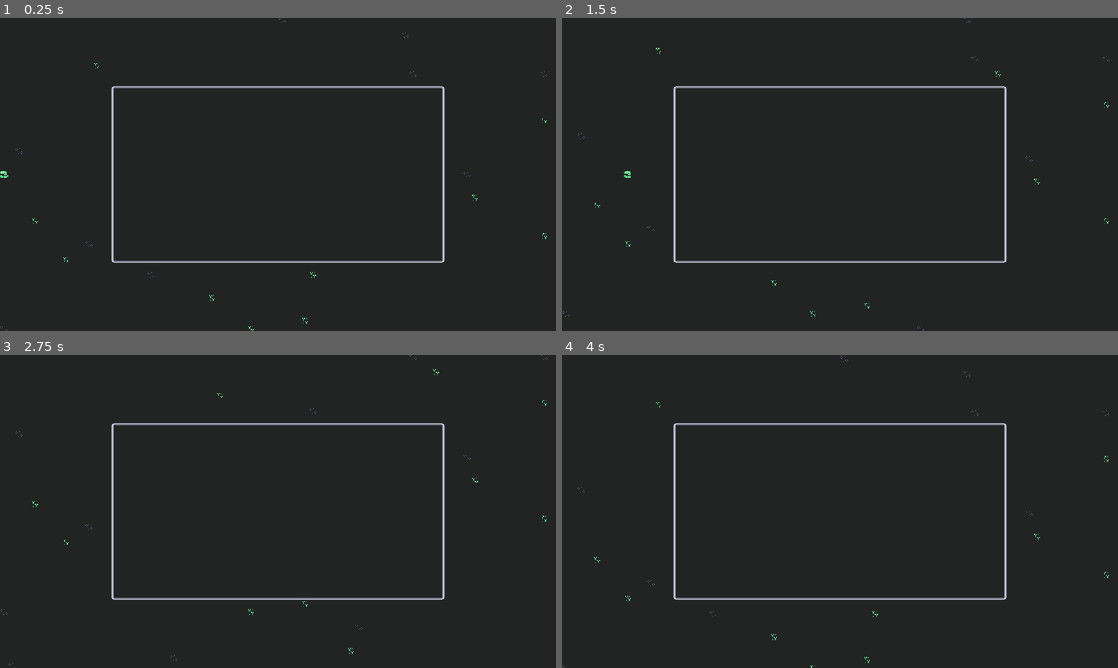
Above: before the commit, frames 1-4 (two rows, left to right).
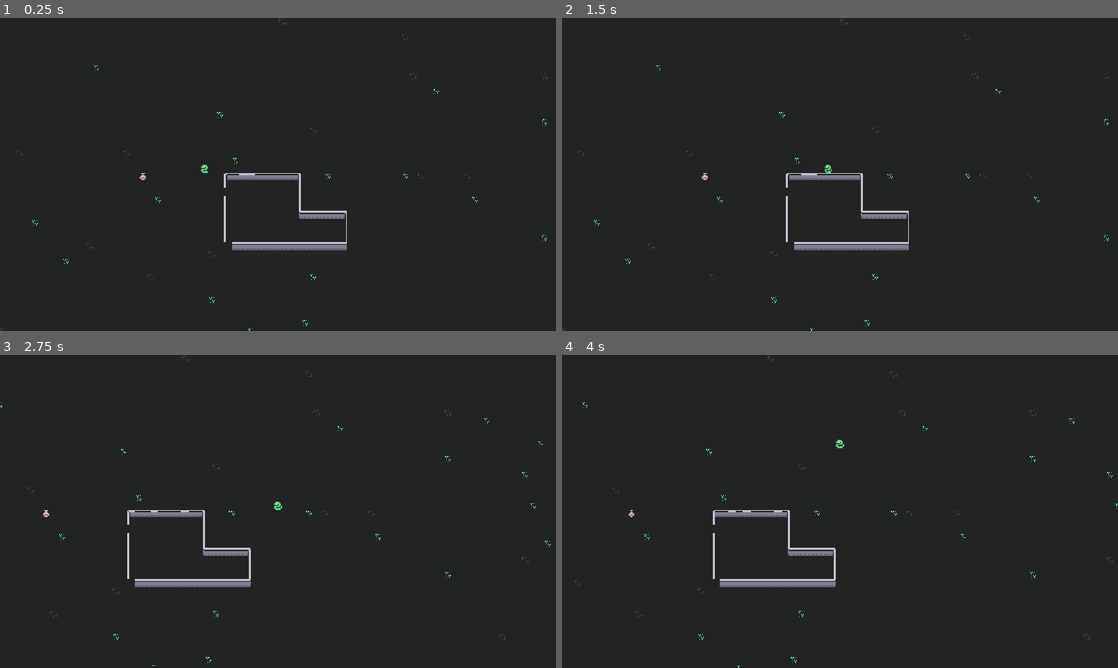
Above: after the commit, the same moments.

Repository: lazzy-cipher/hiss-and-steal
Game: Godot game, scene res://src/tests/main_test.tscn
Same seed, same stepped clock (60 frames per second), same inputs: the game is played once before the commit and once after it. The project has no main scene, so this scene is started directly.
Inputs (mouse positions are in pixels of both pictures, inside the frame that each line leads up to):
- Up to frame 1 (0.25 s): no input
- Up to frame 2 (1.5 s): tap Enter (ui_accept) at 0.5, 0.77, 0.8, 1.07, 1.35 s; move the mouse to (962, 158) at 0.52 s; hold D (right) 0.53-1.28 s; hold Space (ui_select) 0.53-1.28 s; click (962, 158) at 0.67 s; move the mouse to (728, 190) at 1.27 s; hold S (down) from 1.28 s (still down); click (728, 190) at 1.42 s
- Up to frame 3 (2.75 s): tap Enter (ui_accept) at 1.52, 1.82, 2.3 s; tap Space (ui_select) at 1.55 s; move the mouse to (333, 442) at 2.02 s; release S (down) at 2.03 s; hold D (right) from 2.03 s (still down); hold Shift (run) from 2.03 s (still down); click (333, 442) at 2.17 s
- Up to frame 4 (4 s): move the mouse to (812, 574) at 2.77 s; release D (right) at 2.78 s; release Shift (run) at 2.78 s; hold W (up) 2.78-3.53 s; tap Space (ui_select) at 2.85 s; click (812, 574) at 2.92 s; tap Enter (ui_accept) at 3.02, 3.32, 3.77, 3.8 s; move the mouse to (1006, 558) at 3.52 s; hold A (left) from 3.53 s (still down); hold Space (ui_select) from 3.53 s (still down); click (1006, 558) at 3.67 s

The runs differ from the first frame. In frame 1, 2.7% of the frame differs, in the area x 0-99%, y 0-100%; in frame 2, 2.7%; in frame 3, 2.8%, in the area x 0-100%, y 0-100%; in frame 4, 2.7%.

Commit message:
Added holding and started working on UI

Diff:
--- /dev/null
+++ b/resources/focus_stylebox.tres
@@ -0,0 +1,13 @@
+[gd_resource type="StyleBoxFlat" format=3 uid="uid://cqy6d60puu10c"]
+
+[resource]
+draw_center = false
+border_width_left = 2
+border_width_top = 2
+border_width_right = 2
+border_width_bottom = 2
+border_color = Color(0.7607843, 0.7607843, 0.81960785, 1)
+corner_radius_top_left = 2
+corner_radius_top_right = 2
+corner_radius_bottom_right = 2
+corner_radius_bottom_left = 2
--- /dev/null
+++ b/resources/ui_theme.tres
@@ -0,0 +1,31 @@
+[gd_resource type="Theme" format=3 uid="uid://bu21qjqh6rb1l"]
+
+[ext_resource type="FontFile" uid="uid://y4rrc6hsb41w" path="res://assets/fonts/Font-Fantasy-All/Font_Fantasy.ttf" id="1_cviax"]
+[ext_resource type="StyleBox" uid="uid://cqy6d60puu10c" path="res://resources/focus_stylebox.tres" id="2_yl303"]
+
+[sub_resource type="StyleBoxEmpty" id="StyleBoxEmpty_klw1u"]
+
+[sub_resource type="StyleBoxEmpty" id="StyleBoxEmpty_yl303"]
+
+[resource]
+HBoxContainer/constants/separation = 0
+HSeparator/constants/separation = 16
+HSeparator/styles/separator = SubResource("StyleBoxEmpty_klw1u")
+Label/colors/font_color = Color(0.7607843, 0.7607843, 0.81960785, 1)
+Label/constants/line_spacing = 0
+Label/constants/outline_size = 0
+Label/constants/shadow_offset_x = 0
+Label/constants/shadow_offset_y = 0
+Label/constants/shadow_outline_size = 0
+Label/font_sizes/font_size = 16
+Label/fonts/font = ExtResource("1_cviax")
+Label/styles/focus = null
+Label/styles/normal = null
+MarginContainer/constants/margin_bottom = 0
+MarginContainer/constants/margin_left = 0
+MarginContainer/constants/margin_right = 0
+MarginContainer/constants/margin_top = 0
+MarginContainer/styles/focus = ExtResource("2_yl303")
+VBoxContainer/constants/separation = 0
+VSeparator/constants/separation = 8
+VSeparator/styles/separator = SubResource("StyleBoxEmpty_yl303")
--- a/src/entity.gd
+++ b/src/entity.gd
@@ -16,7 +16,7 @@
 	FIRE,
 }
 
-var sprite_coords := {
+static var sprite_coords := {
 	SPRITE.PLACEHOLDER: Vector2i(1, 8),
 	SPRITE.SNAKE: Vector2i(4, 1),
 	SPRITE.CRAB: Vector2i(12, 0),
@@ -28,9 +28,10 @@
 }
 
 @export var sprite: SPRITE
-@export_node_path("Node2D") var _spawn_position: NodePath
-@export_node_path("TileMapLayer") var _walls_tilemap_path: NodePath
-@export_node_path("TileMapLayer") var _entities_tilemap_path: NodePath
+@export var entity_name := "Unknown Entity"
+@export_node_path("Node2D") var spawn_position: NodePath
+@export_node_path("TileMapLayer") var walls_tilemap_path: NodePath
+@export_node_path("TileMapLayer") var entities_tilemap_path: NodePath
 
 var _map_position: Vector2i
 
@@ -45,28 +46,34 @@
 
 
 func _setup_tilemaps() -> void:
-	assert(not _walls_tilemap_path.is_empty())
-	assert(not _entities_tilemap_path.is_empty())
+	assert(not walls_tilemap_path.is_empty())
+	assert(not entities_tilemap_path.is_empty())
 
-	_walls_tilemap = get_node(_walls_tilemap_path)
-	_entities_tilemap = get_node(_entities_tilemap_path)
+	_walls_tilemap = get_node(walls_tilemap_path)
+	_entities_tilemap = get_node(entities_tilemap_path)
 
 	assert(is_instance_valid(_walls_tilemap))
 	assert(is_instance_valid(_entities_tilemap))
 
 
 func _spawn() -> void:
-	assert(not _spawn_position.is_empty())
+	assert(not spawn_position.is_empty())
 	assert(is_instance_valid(_entities_tilemap),
 		"invalid entity tilemap, call _setup_tilemaps() before calling _spawn()")
 
-	var spawn_node_pos: Node2D = get_node(_spawn_position)
+	var spawn_node_pos: Node2D = get_node(spawn_position)
 	assert(is_instance_valid(spawn_node_pos))
 	var local_pos := _entities_tilemap.to_local(spawn_node_pos.global_position)
-	var position := _entities_tilemap.local_to_map(local_pos)
+	var map_pos := _entities_tilemap.local_to_map(local_pos)
 
-	assert(set_map_position(position), "unable to spawn")
+	_map_position = map_pos # hack to disable sliding
+	var successfully_spawned := set_map_position(map_pos)
 
+	assert(successfully_spawned, "unable to spawn")
+
+
+func get_sprite_id() -> Vector2i:
+	return sprite_coords[sprite]
 
 
 func get_map_position() -> Vector2i:
--- a/src/player.gd
+++ b/src/player.gd
@@ -3,20 +3,68 @@
 
 const WALKING_SPEED := 10.0 # tile per second
 const RUNNING_SPEED := 20.0 # tile per second
+const HELD_POSITION := Vector2i.UP
 
+@export_node_path("TileMapLayer") var _held_entities_tilemap_path: NodePath
 
 var _dir: Vector2
+var _held: Entity
+var _held_entities_tilemap: TileMapLayer
 
 func _ready():
 	super()
 
 
-func _process(_delta: float) -> void:
-	_movement()
+func _setup_tilemaps() -> void:
+	super()
+
+	assert(not _held_entities_tilemap_path.is_empty())
+	_held_entities_tilemap = get_node(_held_entities_tilemap_path)
+	assert(is_instance_valid(_held_entities_tilemap))
 
 
-func _movement() -> void:
-	_update_movement_speed()
+func hold(entity: Entity) -> void:
+	# TODO: "disable" held entity
+	assert(is_instance_valid(entity))
+
+	var new_held_map_pos := get_map_position() + HELD_POSITION
+	var old_held_map_pos := entity.get_map_position()
+
+	_held = entity
+	_held._map_position = new_held_map_pos
+	_held_entities_tilemap.set_cell(
+		new_held_map_pos,
+		TILEMAP_SOURCE_ID,
+		entity.get_sprite_id(),
+	)
+	_held_entities_tilemap.erase_cell(old_held_map_pos)
+
+
+func set_map_position(new_map_pos: Vector2i) -> bool:
+	var old_held_map_pos := get_map_position() + HELD_POSITION
+
+	var moved := super(new_map_pos)
+
+	if moved and is_instance_valid(_held):
+		var new_held_map_pos := get_map_position() + HELD_POSITION
+
+		_held_entities_tilemap.erase_cell(old_held_map_pos)
+		_held_entities_tilemap.set_cell(
+			new_held_map_pos,
+			TILEMAP_SOURCE_ID,
+			_held.get_sprite_id(),
+		)
+		_held._map_position = new_held_map_pos
+
+	return moved
+
+
+func _process(_delta: float) -> void:
+	_process_movement()
+
+
+func _process_movement() -> void:
+	_process_movement_speed()
 
 	var new_dir := Input.get_vector(&"left", &"right", &"up", &"down")
 	var is_just_pressed = (new_dir.x != 0.0 and new_dir.x != _dir.x)\
@@ -35,7 +83,7 @@
 		%MovementCooldown.start()
 
 
-func _update_movement_speed():
+func _process_movement_speed():
 	var is_running := Input.is_action_pressed(&"run")
 	var speed = 1.0 / (RUNNING_SPEED if is_running else WALKING_SPEED)
 	%MovementCooldown.wait_time = speed
--- a/src/player.tscn
+++ b/src/player.tscn
@@ -4,5 +4,4 @@
 
 [node name="Player" type="Node" unique_id=48821969]
 script = ExtResource("1_3vyb7")
-_walls_tilemap_path = null
-_entities_tilemap_path = null
+entity_name = "Snakey"
--- a/src/tests/main_test.tscn
+++ b/src/tests/main_test.tscn
@@ -3,10 +3,11 @@
 [ext_resource type="Script" uid="uid://dwph3hwentqb2" path="res://src/tests/main_test.gd" id="1_mgebw"]
 [ext_resource type="PackedScene" uid="uid://dy01b51wqfeie" path="res://src/player.tscn" id="2_7rnyh"]
 [ext_resource type="TileSet" uid="uid://b6o54rrb4as8x" path="res://resources/game.tres" id="2_70236"]
+[ext_resource type="Script" uid="uid://bvcyoqjkn5dn6" path="res://src/entity.gd" id="3_0srmc"]
 [ext_resource type="Script" uid="uid://8amusei1cug0" path="res://src/tests/tile_maps.gd" id="3_ch5kc"]
 [ext_resource type="Texture2D" uid="uid://eclrcdc4u3jx" path="res://assets/images/kenney_micro-roguelike/Tilemap/colored_tilemap_packed.png" id="4_72ufq"]
 [ext_resource type="Script" uid="uid://ljuycjkuaihn" path="res://src/tests/camera_2d.gd" id="6_iusc2"]
-[ext_resource type="PackedScene" uid="uid://b0nkbgtbnccwc" path="res://src/ui.tscn" id="7_8ydw5"]
+[ext_resource type="PackedScene" uid="uid://b0nkbgtbnccwc" path="res://src/ui/ui.tscn" id="7_8ydw5"]
 
 [node name="MainTest" type="Node2D" unique_id=1603652801]
 texture_filter = 1
@@ -16,14 +17,24 @@
 
 [node name="Player" parent="Entities" unique_id=48821969 instance=ExtResource("2_7rnyh")]
 unique_name_in_owner = true
+_held_entities_tilemap_path = NodePath("../../TileMaps/HeldItem")
 sprite = 1
-_spawn_position = NodePath("../../EntitySpawnPositions/PlayerSpawn")
-_walls_tilemap_path = NodePath("../../TileMaps/Walls")
-_entities_tilemap_path = NodePath("../../TileMaps/Entities")
+spawn_position = NodePath("../../EntitySpawnPositions/PlayerSpawn")
+walls_tilemap_path = NodePath("../../TileMaps/Walls")
+entities_tilemap_path = NodePath("../../TileMaps/Entities")
 
 [node name="MovementCooldown" type="Timer" parent="Entities/Player" unique_id=952439084]
 unique_name_in_owner = true
 one_shot = true
+
+[node name="Potion" type="Node" parent="Entities" unique_id=204330701]
+script = ExtResource("3_0srmc")
+sprite = 6
+entity_name = "Weird Potion"
+spawn_position = NodePath("../../EntitySpawnPositions/PotionSpawn")
+walls_tilemap_path = NodePath("../../TileMaps/Walls")
+entities_tilemap_path = NodePath("../../TileMaps/Entities")
+metadata/_custom_type_script = "uid://bvcyoqjkn5dn6"
 
 [node name="Camera" type="Camera2D" parent="." unique_id=11679534]
 unique_name_in_owner = true
@@ -51,16 +62,27 @@
 [node name="Entities" type="TileMapLayer" parent="TileMaps" unique_id=840658182]
 tile_set = ExtResource("2_70236")
 
+[node name="HeldItem" type="TileMapLayer" parent="TileMaps" unique_id=517257199]
+tile_set = ExtResource("2_70236")
+
 [node name="EntitySpawnPositions" type="Node2D" parent="." unique_id=1580176446]
 unique_name_in_owner = true
 
 [node name="PlayerSpawn" type="Sprite2D" parent="EntitySpawnPositions" unique_id=1673046555]
-position = Vector2(233, 162)
+position = Vector2(214, 154)
 texture = ExtResource("4_72ufq")
 hframes = 16
 vframes = 10
 frame = 20
 
+[node name="PotionSpawn" type="Sprite2D" parent="EntitySpawnPositions" unique_id=177281992]
+position = Vector2(148, 163)
+texture = ExtResource("4_72ufq")
+hframes = 16
+vframes = 10
+frame = 135
+
 [node name="CanvasLayer" type="CanvasLayer" parent="." unique_id=1235257280]
+visible = false
 
 [node name="UI" parent="CanvasLayer" unique_id=629128274 instance=ExtResource("7_8ydw5")]
--- a/src/ui.tscn
+++ /dev/null
@@ -1,26 +0,0 @@
-[gd_scene format=3 uid="uid://b0nkbgtbnccwc"]
-
-[ext_resource type="Texture2D" uid="uid://0pqhk6tkix73" path="res://assets/images/panel.png" id="1_731sn"]
-
-[node name="UI" type="MarginContainer" unique_id=1333763095]
-texture_filter = 1
-anchors_preset = 15
-anchor_right = 1.0
-anchor_bottom = 1.0
-offset_left = 231.0
-offset_top = 140.0
-offset_right = -231.0
-offset_bottom = -140.0
-grow_horizontal = 2
-grow_vertical = 2
-
-[node name="NinePatchRect" type="NinePatchRect" parent="." unique_id=1805528291]
-layout_mode = 2
-texture = ExtResource("1_731sn")
-region_rect = Rect2(0, 0, 11, 11)
-patch_margin_left = 5
-patch_margin_top = 5
-patch_margin_right = 5
-patch_margin_bottom = 5
-axis_stretch_horizontal = 2
-axis_stretch_vertical = 2
--- /dev/null
+++ b/src/ui/interact_menu.gd
@@ -0,0 +1,46 @@
+extends MarginContainer
+
+const ITEM := preload("res://src/ui/interact_menu_item.tscn")
+const MAX_ITEMS := 8
+
+
+func clear() -> void:
+	for child: Node in %InteractContainer.get_children().slice(2):
+		child.queue_free()
+
+
+func add(entity: Entity) -> void:
+	assert(%InteractContainer.get_children().slice(2).size() <= MAX_ITEMS - 1)
+
+	var item: InteractMenuItem = ITEM.instantiate()
+	item.setup(entity)
+	%InteractContainer.add_child(item)
+	item.selected.connect(_on_item_selected)
+
+	_update_focus()
+
+
+func _update_focus() -> void:
+	var items: Array[Node] = %InteractContainer.get_children().slice(2)
+
+	if items.size() > 0:
+		items[0].grab_focus()
+
+	for i: int in items.size():
+		var item: InteractMenuItem = items[i]
+
+		var next_idx := (i + 1) % items.size()
+		var prev_idx := (i - 1) % items.size()
+		item.focus_next = items[next_idx].get_path()
+		item.focus_previous = items[prev_idx].get_path()
+
+		if i > 0:
+			item.focus_neighbor_top = items[i - 1].get_path()
+
+		if i + 1 < items.size():
+			item.focus_neighbor_bottom = items[i + 1].get_path()
+
+
+func _on_item_selected(item: InteractMenuItem) -> void:
+	# TODO
+	print_debug(item.get_entity().entity_name)
--- /dev/null
+++ b/src/ui/interact_menu.tscn
@@ -0,0 +1,40 @@
+[gd_scene format=3 uid="uid://c6pe67ejy0hys"]
+
+[ext_resource type="Theme" uid="uid://bu21qjqh6rb1l" path="res://resources/ui_theme.tres" id="1_01ss2"]
+[ext_resource type="Script" uid="uid://bhwr3g4ovsw6n" path="res://src/ui/interact_menu.gd" id="1_ge6al"]
+[ext_resource type="Texture2D" uid="uid://0pqhk6tkix73" path="res://assets/images/panel.png" id="2_01ss2"]
+
+[node name="InteractMenu" type="MarginContainer" unique_id=962631880]
+texture_filter = 1
+size_flags_horizontal = 4
+size_flags_vertical = 4
+theme = ExtResource("1_01ss2")
+script = ExtResource("1_ge6al")
+
+[node name="NinePatchRect" type="NinePatchRect" parent="." unique_id=1614615161]
+layout_mode = 2
+texture = ExtResource("2_01ss2")
+region_rect = Rect2(0, 0, 11, 11)
+patch_margin_left = 5
+patch_margin_top = 5
+patch_margin_right = 5
+patch_margin_bottom = 5
+
+[node name="MarginContainer" type="MarginContainer" parent="." unique_id=427399882]
+layout_mode = 2
+theme_override_constants/margin_left = 10
+theme_override_constants/margin_top = 10
+theme_override_constants/margin_right = 10
+theme_override_constants/margin_bottom = 10
+
+[node name="InteractContainer" type="VBoxContainer" parent="MarginContainer" unique_id=1971558996]
+unique_name_in_owner = true
+layout_mode = 2
+theme_override_constants/separation = 4
+
+[node name="Prompt" type="Label" parent="MarginContainer/InteractContainer" unique_id=1193429177]
+layout_mode = 2
+text = "What shall you grab?"
+
+[node name="HSeparator" type="HSeparator" parent="MarginContainer/InteractContainer" unique_id=1818545071]
+layout_mode = 2
--- /dev/null
+++ b/src/ui/interact_menu_item.gd
@@ -0,0 +1,57 @@
+class_name InteractMenuItem
+extends MarginContainer
+
+signal selected(item: InteractMenuItem)
+
+const ATLAS := preload("res://assets/images/kenney_micro-roguelike/Tilemap/colored_tilemap_packed.png")
+const ATLAS_SIZE := Vector2(8.0, 8.0)
+
+var _entity
+
+func _ready() -> void:
+	focus_entered.connect(queue_redraw)
+	focus_exited.connect(queue_redraw)
+
+
+func _gui_input(event: InputEvent) -> void:
+	if not has_focus():
+		return
+
+	var select := false
+
+	if event.is_action_pressed(&"ui_accept")\
+			or event.is_action_pressed(&"ui_select"):
+		select = true
+
+	if event is InputEventMouseButton:
+		var mouse_event: InputEventMouseButton = event
+		if mouse_event.button_index == MOUSE_BUTTON_LEFT\
+				and mouse_event.pressed:
+			select = true
+
+	if select:
+		selected.emit(self)
+		accept_event()
+
+
+func _draw() -> void:
+	if has_focus():
+		draw_style_box(get_theme_stylebox(&"focus", &"MarginContainer"), Rect2(Vector2.ZERO, size))
+
+
+func setup(entity: Entity) -> void:
+	assert(is_instance_valid(entity))
+
+	var atlas_texture := AtlasTexture.new()
+	atlas_texture.atlas = ATLAS
+	atlas_texture.region.size = ATLAS_SIZE
+	atlas_texture.region.position = Vector2(entity.get_sprite_id()) * ATLAS_SIZE
+
+	%ItemTexture.texture = atlas_texture
+	%ItemName.text = entity.entity_name
+
+	_entity = entity
+
+
+func get_entity() -> Entity:
+	return _entity
--- /dev/null
+++ b/src/ui/interact_menu_item.tscn
@@ -0,0 +1,43 @@
+[gd_scene format=3 uid="uid://cubon8bxpkrxx"]
+
+[ext_resource type="Texture2D" uid="uid://eclrcdc4u3jx" path="res://assets/images/kenney_micro-roguelike/Tilemap/colored_tilemap_packed.png" id="1_6ie4g"]
+[ext_resource type="Script" uid="uid://dpdtf6nla7uhs" path="res://src/ui/interact_menu_item.gd" id="1_6x7g2"]
+[ext_resource type="Theme" uid="uid://bu21qjqh6rb1l" path="res://resources/ui_theme.tres" id="1_8h7ru"]
+
+[sub_resource type="AtlasTexture" id="AtlasTexture_klw1u"]
+atlas = ExtResource("1_6ie4g")
+region = Rect2(56, 64, 8, 8)
+
+[node name="InteractMenuItem" type="MarginContainer" unique_id=843589222]
+z_index = 1
+texture_filter = 1
+anchors_preset = 15
+anchor_right = 1.0
+anchor_bottom = 1.0
+grow_horizontal = 2
+grow_vertical = 2
+focus_mode = 2
+mouse_default_cursor_shape = 2
+theme = ExtResource("1_8h7ru")
+script = ExtResource("1_6x7g2")
+
+[node name="HBoxContainer" type="HBoxContainer" parent="." unique_id=622127893]
+layout_mode = 2
+focus_behavior_recursive = 1
+
+[node name="ItemTexture" type="TextureRect" parent="HBoxContainer" unique_id=767362753]
+unique_name_in_owner = true
+z_index = -1
+layout_mode = 2
+texture = SubResource("AtlasTexture_klw1u")
+expand_mode = 3
+
+[node name="VSeparator" type="VSeparator" parent="HBoxContainer" unique_id=209462271]
+layout_mode = 2
+mouse_filter = 1
+
+[node name="ItemName" type="Label" parent="HBoxContainer" unique_id=1128317353]
+unique_name_in_owner = true
+layout_mode = 2
+mouse_filter = 1
+text = "Potion"
--- /dev/null
+++ b/src/ui/ui.gd
@@ -0,0 +1 @@
+extends MarginContainer
--- /dev/null
+++ b/src/ui/ui.tscn
@@ -0,0 +1,18 @@
+[gd_scene format=3 uid="uid://b0nkbgtbnccwc"]
+
+[ext_resource type="Theme" uid="uid://bu21qjqh6rb1l" path="res://resources/ui_theme.tres" id="1_qemve"]
+[ext_resource type="Script" uid="uid://bn38tr7qpl4in" path="res://src/ui/ui.gd" id="2_8wxmc"]
+[ext_resource type="PackedScene" uid="uid://c6pe67ejy0hys" path="res://src/ui/interact_menu.tscn" id="3_sjdex"]
+
+[node name="UI" type="MarginContainer" unique_id=1333763095]
+texture_filter = 1
+anchors_preset = 15
+anchor_right = 1.0
+anchor_bottom = 1.0
+grow_horizontal = 2
+grow_vertical = 2
+theme = ExtResource("1_qemve")
+script = ExtResource("2_8wxmc")
+
+[node name="InteractMenu" parent="." unique_id=962631880 instance=ExtResource("3_sjdex")]
+layout_mode = 2
Not shown, added: src/ui/interact_menu.gd.uid
Not shown, added: src/ui/interact_menu_item.gd.uid
Not shown, added: src/ui/ui.gd.uid
